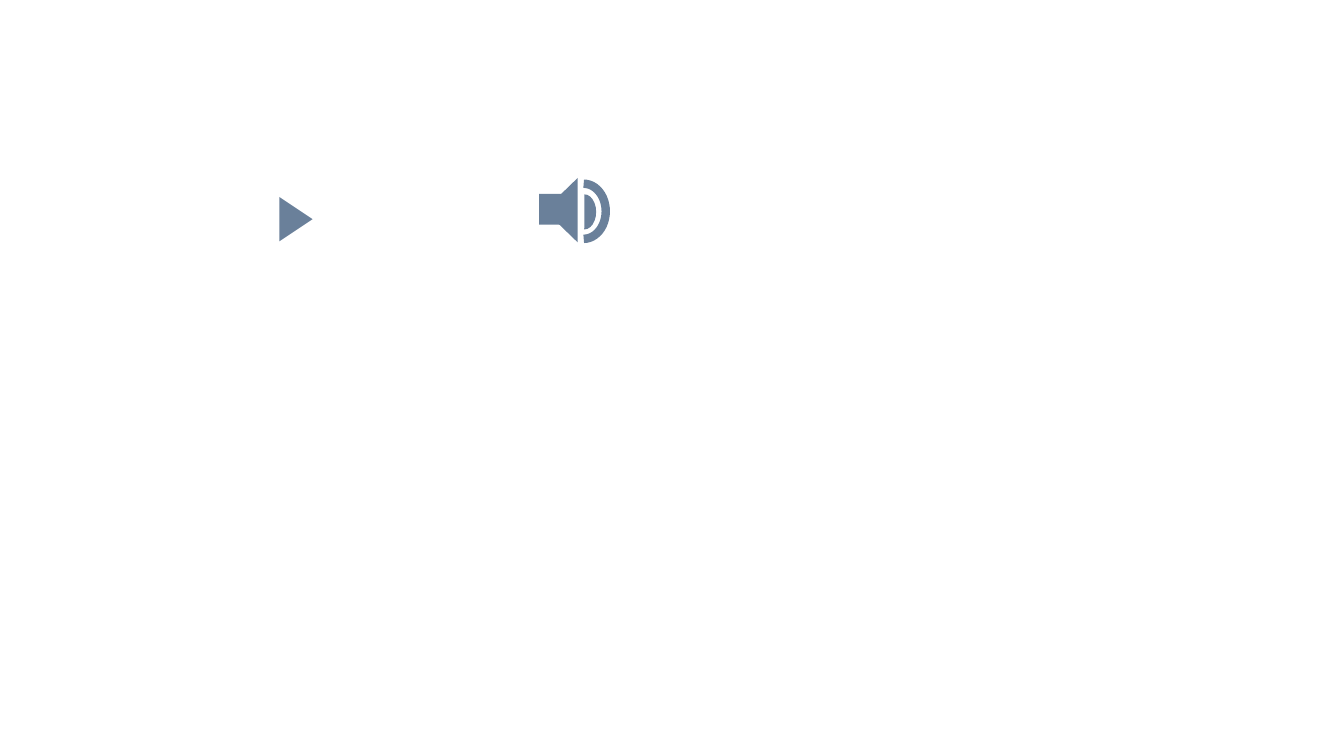
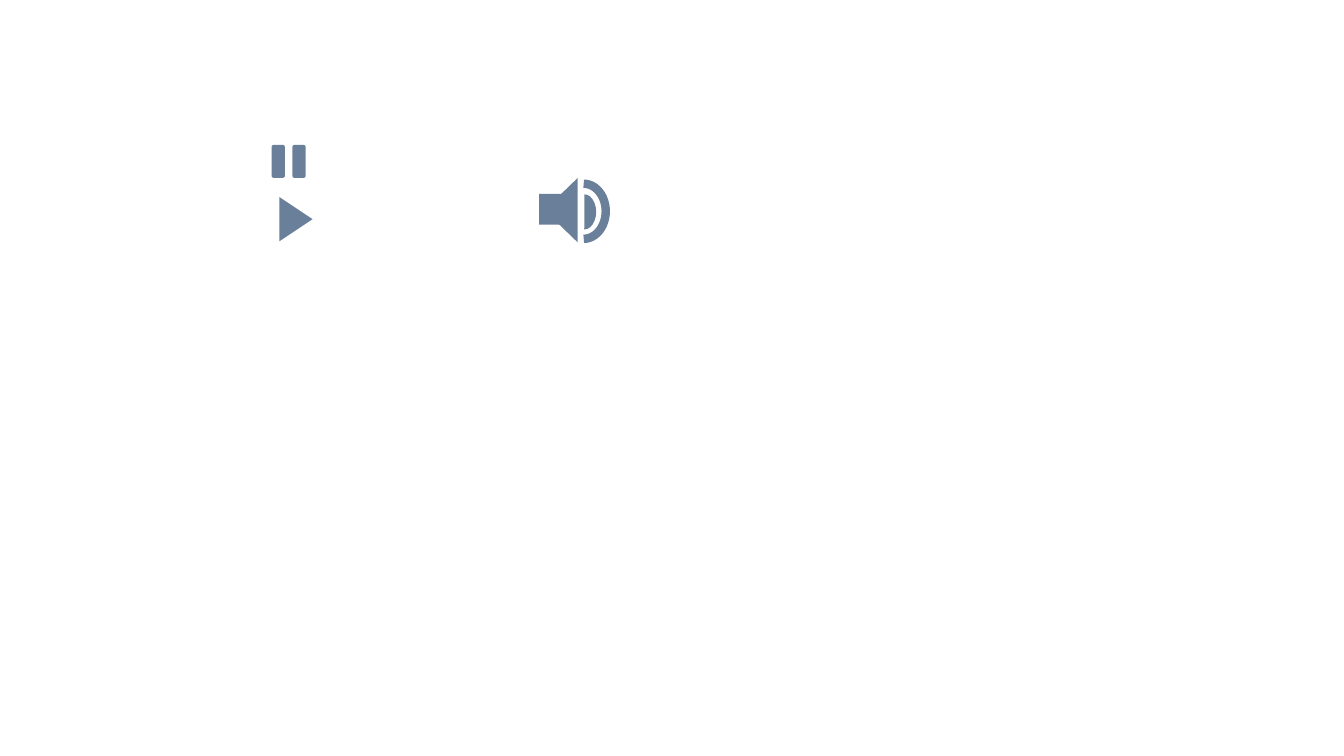
Before and after one commit to anitaHey/UltraNote, a slide deck: slide 1 of src/pic/icon.pptx. Drawn at 1344x756 pixels with LibreOffice and Linux fonts; fonts in the diff are those of the drawing. Boxes give left, top, right and bottom in pixels: in the first picture for what was removed or moved away, otherwise in the second. Text is boxed around its words. In the diff, an @@ line names an element or a change of style, - is before the commit and + after.

```diff
--- a/src/pic/icon.pptx
+++ b/src/pic/icon.pptx
@@ rounded rectangle added at (271, 145, 284, 178), fill #6A809A @@
@@ rounded rectangle added at (292, 145, 306, 178), fill #6A809A @@
```
Also in this commit, not shown: 10 other files.
